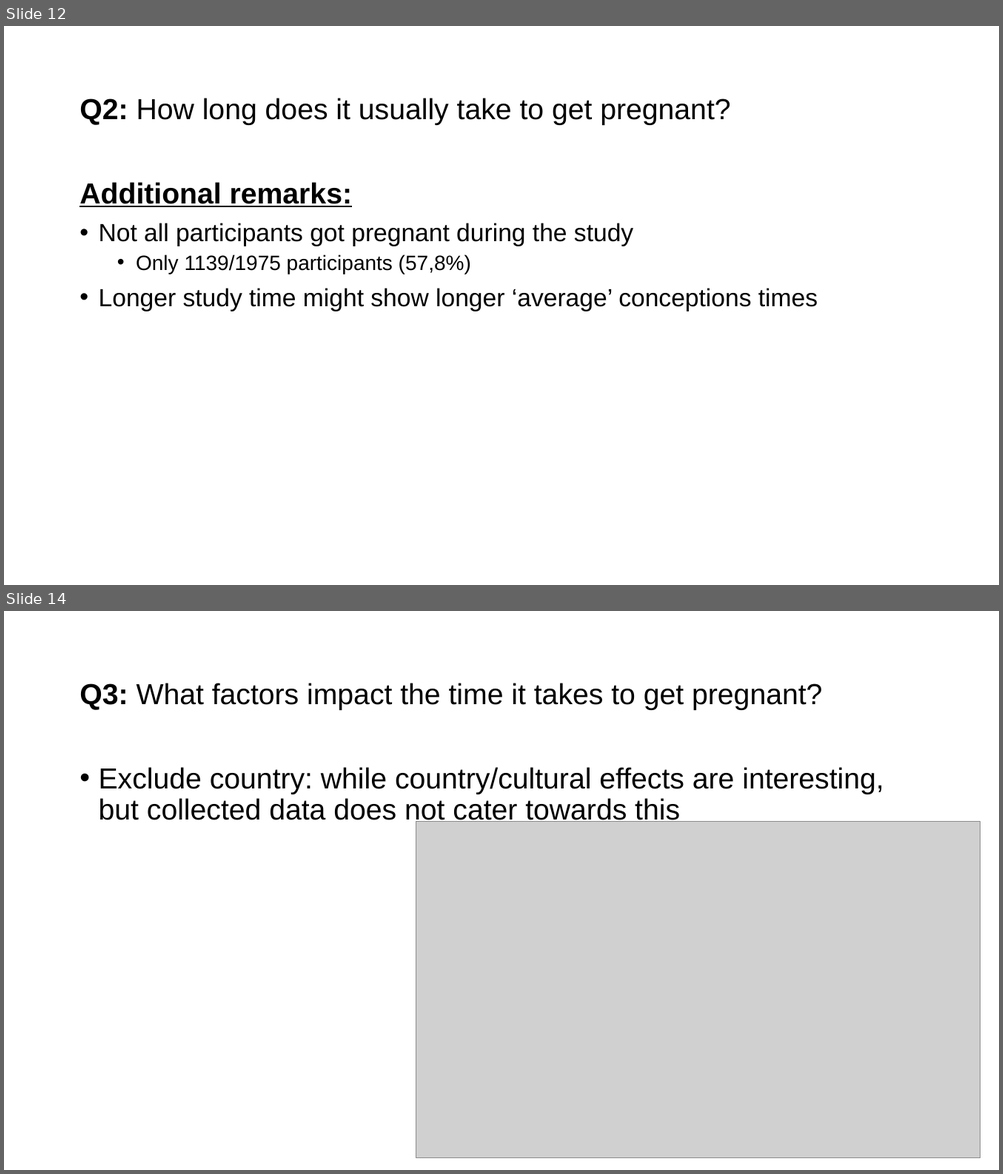
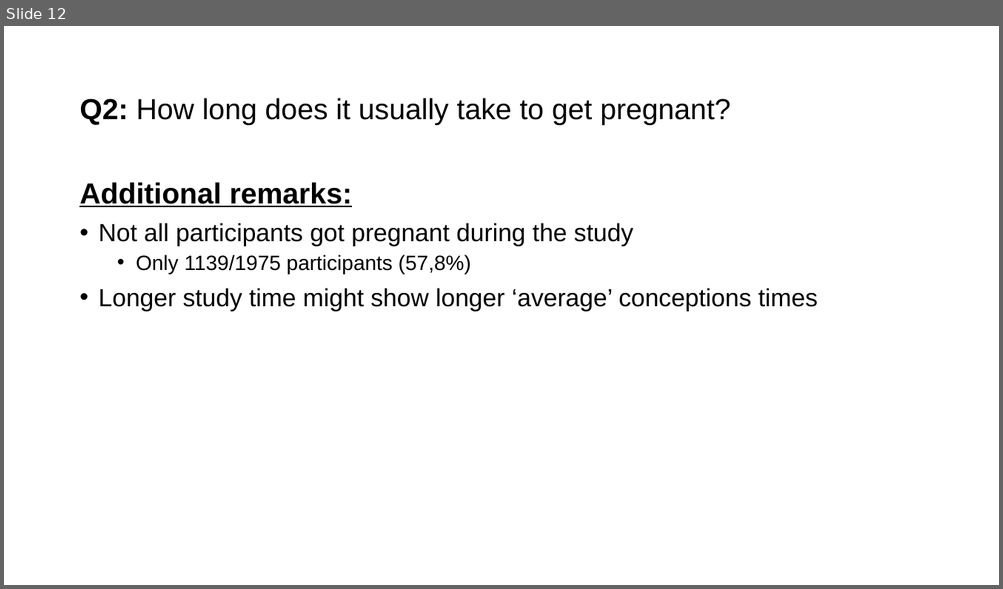
Before and after one commit to JeroenBuil/natural-cycles-assignment, a slide deck: reports/Natural Cycles - Assignment Report - Jeroen Buil.pptx. Shown one above the other, each under a label of ours: slides 12 and 14 before the commit, slide 12 after it; the slides between them are not shown. The pictures are 1003x1174 and 1003x589 pixels, drawn with LibreOffice and Linux fonts; fonts in the diff are those of the drawing; grey boxes stand for pictures. Boxes give left, top, right and bottom in pixels: in the first picture for what was removed or moved away, otherwise in the second. Text is boxed around its words. In the diff, an @@ line names an element or a change of style, - is before the commit and + after.

```diff
--- a/reports/Natural Cycles - Assignment Report - Jeroen Buil.pptx
+++ b/reports/Natural Cycles - Assignment Report - Jeroen Buil.pptx
@@ slide 14 removed at box(4, 611, 999, 1170), background #FFFFFF @@
@@ title removed at box(79, 683, 822, 710) @@
-Q3: What factors impact the time it takes to get pregnant?
@@ text removed at box(99, 767, 884, 826) @@
-• Exclude country: while country/cultural effects are interesting, but collected data does not cater towards this
@@ picture removed at box(416, 821, 980, 1158) @@
```
Also in this commit, not shown: 4 slides changed, 6 slides added, 21 other files.
